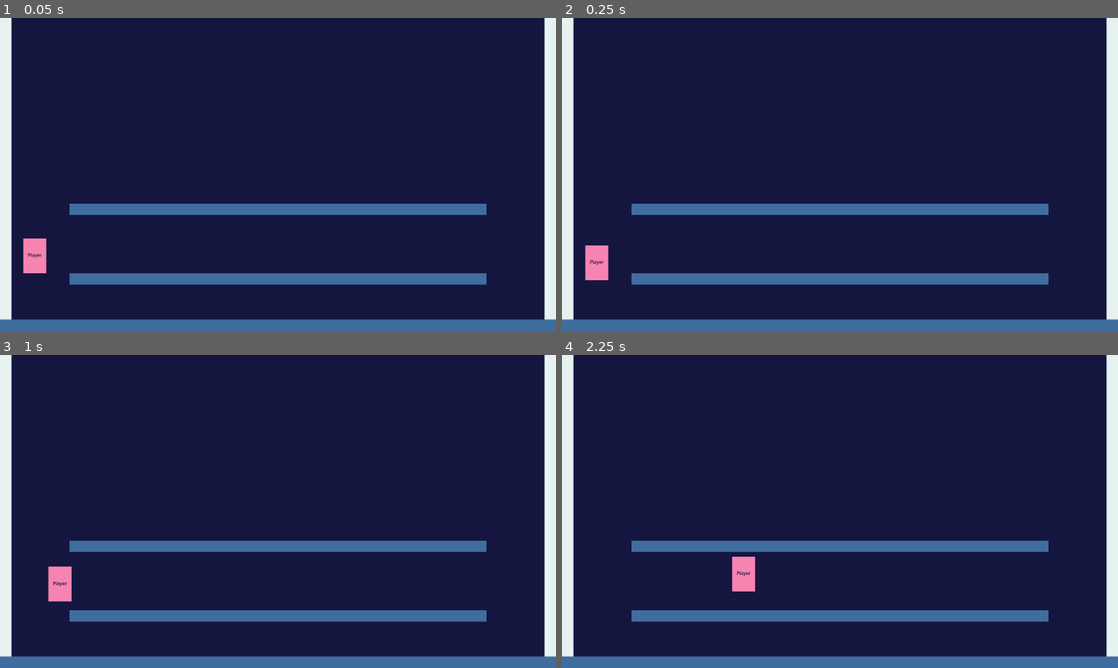
Above: before the commit, frames 1-4 (two rows, left to right).
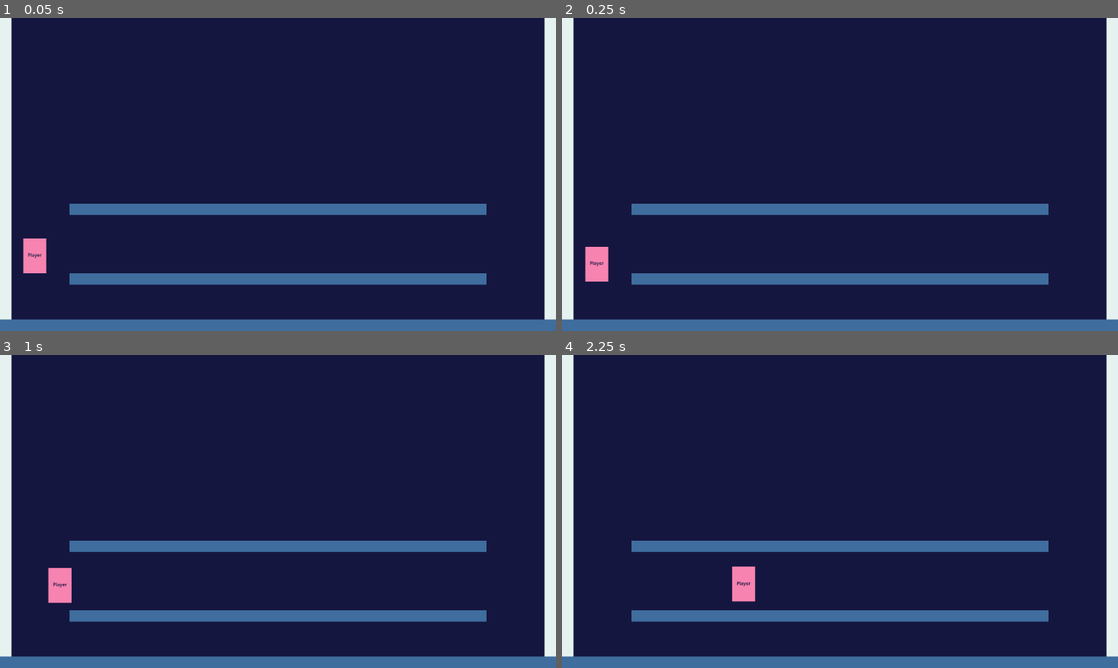
Above: after the commit, the same moments.

Repository: UnChiller/Github-Game-Off-2024
Game: Godot game, scene res://Scenes/world.tscn
The game is run twice, just before and just after one commit, with the same random seed, the same clock (stepped at 60 frames per second) and the same inputs.
Inputs:
- Up to frame 1 (0.05 s): no input
- Up to frame 2 (0.25 s): no input
- Up to frame 3 (1 s): hold Right (move_right) from 0.53 s (still down); tap C (jump) at 0.6, 0.77 s
- Up to frame 4 (2.25 s): tap C (jump) at 1.07, 1.35, 1.52, 1.82, 2.1 s; release Right (move_right) at 2.03 s; hold Z (grab_left) from 2.03 s (still down)

Frame 1 is identical in both runs. In frame 2, less than 0.1% of the frame differs, in the area x 4-9%, y 72-85%; in frame 3, less than 0.1%; in frame 4, 0.3%, in the area x 30-35%, y 64-79%.

Commit message:
add wall slide and grab

Diff:
--- a/Scripts/player.gd
+++ b/Scripts/player.gd
@@ -20,8 +20,9 @@
 # =======================
 
 func _physics_process(delta):
+	apply_gravity(delta)
 	move_check()
-	jump_check(delta)
+	jump_check()
 
 	anim_state_check()
 
@@ -31,25 +32,51 @@
 # Movement Handling
 # =======================
 
-func wall_check():
+func wall_grip_left() -> float:
+	var scaled_trigger_strength = clamp((Input.get_action_raw_strength("grab_left")-.1)/.7,0,1)
+	return (2-scaled_trigger_strength)*scaled_trigger_strength
+func wall_grip_right() -> float:
+	var scaled_trigger_strength = clamp((Input.get_action_raw_strength("grab_right")-.1)/.7,0,1)
+	return (2-scaled_trigger_strength)*scaled_trigger_strength
+
+func apply_gravity(delta):
+	# Add the gravity.
+	if not is_on_floor():
+		coyote_time -= 1
+		velocity += get_gravity() * delta
+		var wall_side = wall_check(2)
+		var wgl=wall_grip_left()
+		var wgr=wall_grip_right()
+		if (wgl or wgr) and wall_side:
+			anim_state = "grab"
+		if velocity.y >= 0:
+			# sqrt*4 is the same as 16th root, pow(
+			if wall_side == 1:
+				velocity.y *= pow(1 - wgl,1./16.)
+			elif wall_side == -1:
+				velocity.y *= pow(1 - wgr,1./16.)
+	else:
+		coyote_time = 6
+
+func wall_check(dist):
 	var space_state = get_world_2d().direct_space_state
 	for y in [0,12,24,36,48,60,72,84,96,108,120]:
 		var query = PhysicsRayQueryParameters2D.create(position+Vector2(0,-y),
-			position+Vector2(40 + WALL_JUMP_COLL_DIST,-y))
+			position+Vector2(40 + dist,-y))
 		query.exclude = [self]
 		var result = space_state.intersect_ray(query)
 		if result != {}:
 			return -1
 	for y in [0,12,24,36,48,60,72,84,96,108,120]:
 		var query = PhysicsRayQueryParameters2D.create(position+Vector2(0,-y),
-			position+Vector2(-40 - WALL_JUMP_COLL_DIST,-y))
+			position+Vector2(-40 - dist,-y))
 		query.exclude = [self]
 		var result = space_state.intersect_ray(query)
 		if result != {}:
 			return 1
 	return 0
 
-func jump_check(delta):
+func jump_check():
 	# Landing
 	if anim_state == "jump" and is_on_floor():
 		anim_state = "idle"
@@ -61,26 +88,21 @@
 	elif jump_grace > 0:
 		jump_grace -= 1
 
-	# Add the gravity.
-	if not is_on_floor():
-		coyote_time -= 1
-		velocity += get_gravity() * delta
-	else:
-		coyote_time = 6
 	# Handle jump.
-	var wall_side = wall_check()
+	var wall_side = wall_check(WALL_JUMP_COLL_DIST)
 	if wall_side and jump_grace > 0 and not is_on_floor():
 		jump_grace = 0
 		coyote_time = 0
 		velocity.x += wall_side * 1500
 		velocity.y = JUMP_VELOCITY
+		anim_state = "jump"
+		is_jumping = true
 	if coyote_time > 0 and jump_grace > 0:
 		jump_grace = 0
 		coyote_time = 0
 		velocity.y = JUMP_VELOCITY
 		anim_state = "jump"
 		is_jumping = true
-
 
 func move_check():
 	# Get the input direction and handle the movement/deceleration.
@@ -94,10 +116,10 @@
 		if velocity.x > 0: anim_sprite.flip_h = false
 		else: if velocity.x < 0: anim_sprite.flip_h = true
 
-		if (anim_state != "jump"): anim_state = "walk"
+		if (anim_state != "jump" and anim_state != "grab"): anim_state = "walk"
 	else:
 		velocity.x = move_toward(velocity.x, 0, SPEED)
-		if (anim_state != "jump"): anim_state = "idle"
+		if (anim_state != "jump" and anim_state != "grab"): anim_state = "idle"
 
 	move_and_slide()
 
--- a/project.godot
+++ b/project.godot
@@ -38,29 +38,43 @@
 ]
 }
 move_left={
-"deadzone": 0.1,
+"deadzone": 0.02,
 "events": [Object(InputEventKey,"resource_local_to_scene":false,"resource_name":"","device":0,"window_id":0,"alt_presse …(194 unchanged characters)…
 , Object(InputEventJoypadButton,"resource_local_to_scene":false,"resource_name":"","device":-1,"button_index":13,"pressure":0.0,"pressed":false,"script":null)
 , Object(InputEventJoypadMotion,"resource_local_to_scene":false,"resource_name":"","device":-1,"axis":0,"axis_value":-1.0,"script":null)
 ]
 }
 move_right={
-"deadzone": 0.1,
+"deadzone": 0.02,
 "events": [Object(InputEventKey,"resource_local_to_scene":false,"resource_name":"","device":0,"window_id":0,"alt_presse …(194 unchanged characters)…
 , Object(InputEventJoypadButton,"resource_local_to_scene":false,"resource_name":"","device":-1,"button_index":14,"pressure":0.0,"pressed":false,"script":null)
 , Object(InputEventJoypadMotion,"resource_local_to_scene":false,"resource_name":"","device":-1,"axis":0,"axis_value":1.0,"script":null)
 , null]
 }
 grab_left={
-"deadzone": 0.01,
+"deadzone": 0.0,
 "events": [Object(InputEventKey,"resource_local_to_scene":false,"resource_name":"","device":-1,"window_id":0,"alt_press …(192 unchanged characters)…
 , Object(InputEventJoypadMotion,"resource_local_to_scene":false,"resource_name":"","device":-1,"axis":4,"axis_value":1.0,"script":null)
 ]
 }
 grab_right={
-"deadzone": 0.01,
+"deadzone": 0.0,
 "events": [Object(InputEventKey,"resource_local_to_scene":false,"resource_name":"","device":-1,"window_id":0,"alt_press …(192 unchanged characters)…
 , Object(InputEventJoypadMotion,"resource_local_to_scene":false,"resource_name":"","device":-1,"axis":5,"axis_value":1.0,"script":null)
+]
+}
+move_up={
+"deadzone": 0.02,
+"events": [Object(InputEventKey,"resource_local_to_scene":false,"resource_name":"","device":-1,"window_id":0,"alt_pressed":false,"shift_pressed":false,"ctrl_pressed":false,"meta_pressed":false,"pressed":false,"keycode":0,"physical_keycode":4194320,"key_label":0,"unicode":0,"location":0,"echo":false,"script":null)
+, Object(InputEventJoypadButton,"resource_local_to_scene":false,"resource_name":"","device":-1,"button_index":11,"pressure":0.0,"pressed":true,"script":null)
+, Object(InputEventJoypadMotion,"resource_local_to_scene":false,"resource_name":"","device":-1,"axis":1,"axis_value":-1.0,"script":null)
+]
+}
+move_down={
+"deadzone": 0.02,
+"events": [Object(InputEventKey,"resource_local_to_scene":false,"resource_name":"","device":-1,"window_id":0,"alt_pressed":false,"shift_pressed":false,"ctrl_pressed":false,"meta_pressed":false,"pressed":false,"keycode":0,"physical_keycode":4194322,"key_label":0,"unicode":0,"location":0,"echo":false,"script":null)
+, Object(InputEventJoypadButton,"resource_local_to_scene":false,"resource_name":"","device":-1,"button_index":12,"pressure":0.0,"pressed":true,"script":null)
+, Object(InputEventJoypadMotion,"resource_local_to_scene":false,"resource_name":"","device":-1,"axis":1,"axis_value":1.0,"script":null)
 ]
 }
 
